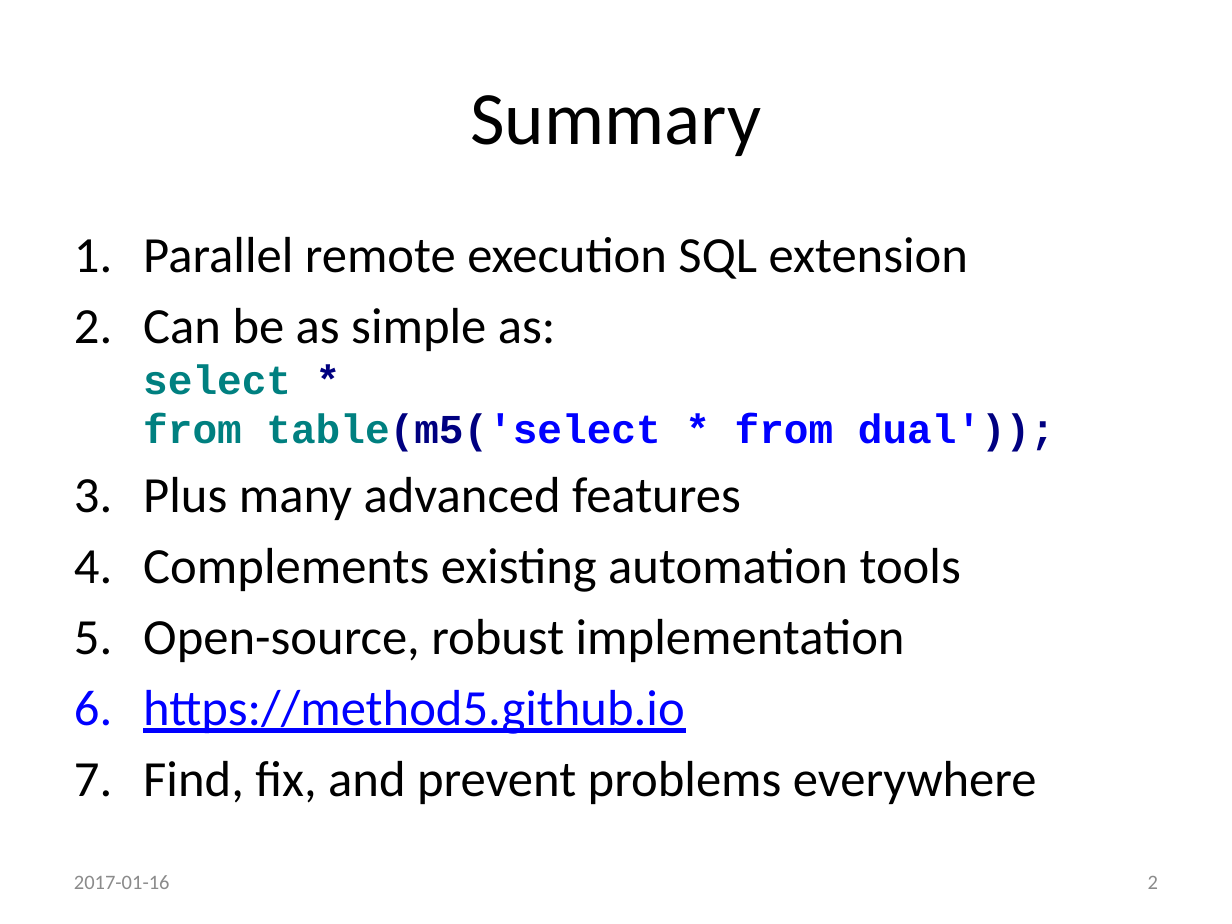
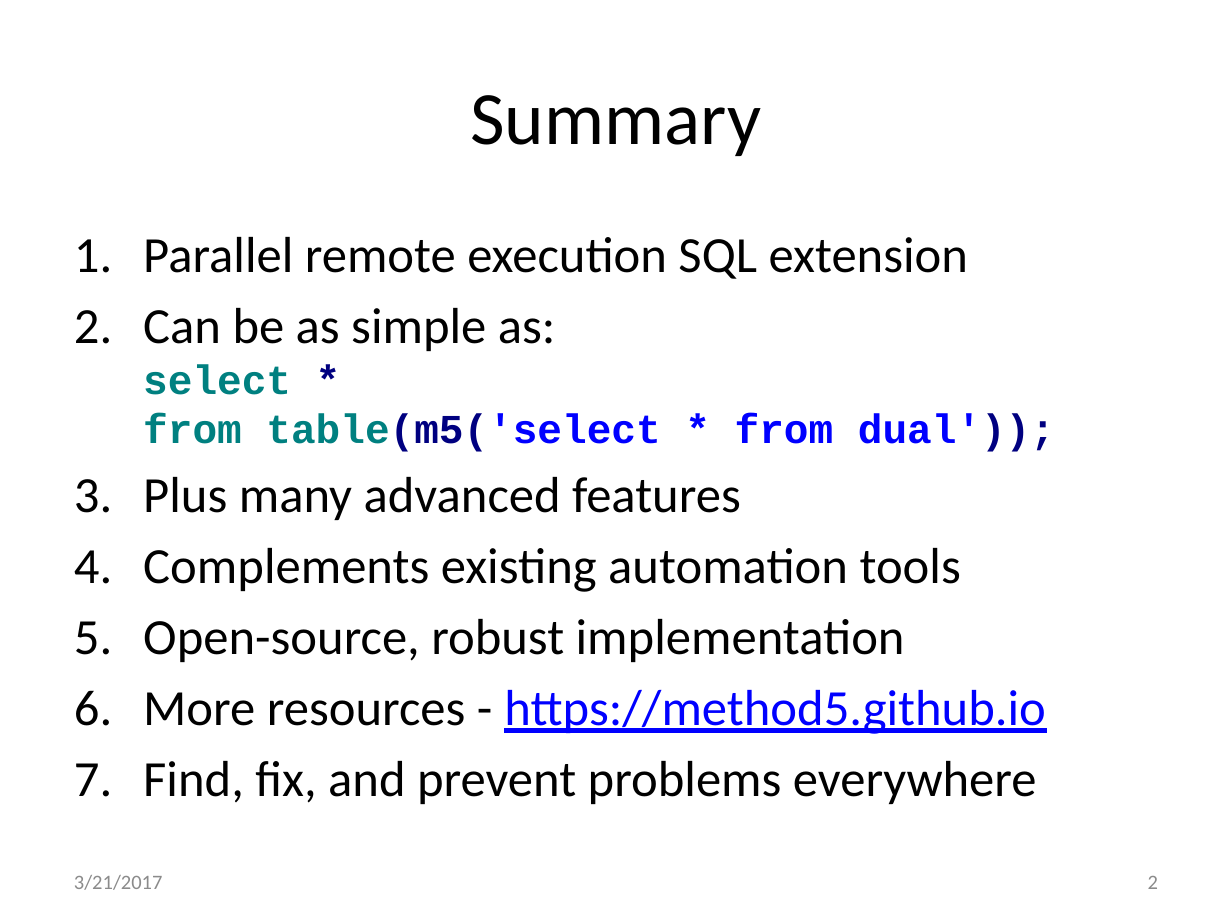
Before and after one commit to method5/method5.github.io, a slide deck: slide 2 of presentations/Method5.pptx. Drawn at 1232x924 pixels with LibreOffice and Linux fonts; fonts in the diff are those of the drawing; background and template pictures are left out. Boxes give left, top, right and bottom in pixels: in the first picture for what was removed or moved away, otherwise in the second. Text is boxed around its words. In the diff, an @@ line names an element or a change of style, - is before the commit and + after.

```diff
--- a/presentations/Method5.pptx
+++ b/presentations/Method5.pptx
@@ text at bbox=[143, 690, 1045, 734]: text changed @@
-6. https://method5.github.io
+6. More resources - https://method5.github.io
@@ text at bbox=[74, 875, 163, 890]: text changed @@
-2017-01-16
+3/21/2017
```
Also in this commit, not shown: 15 other slides changed.
